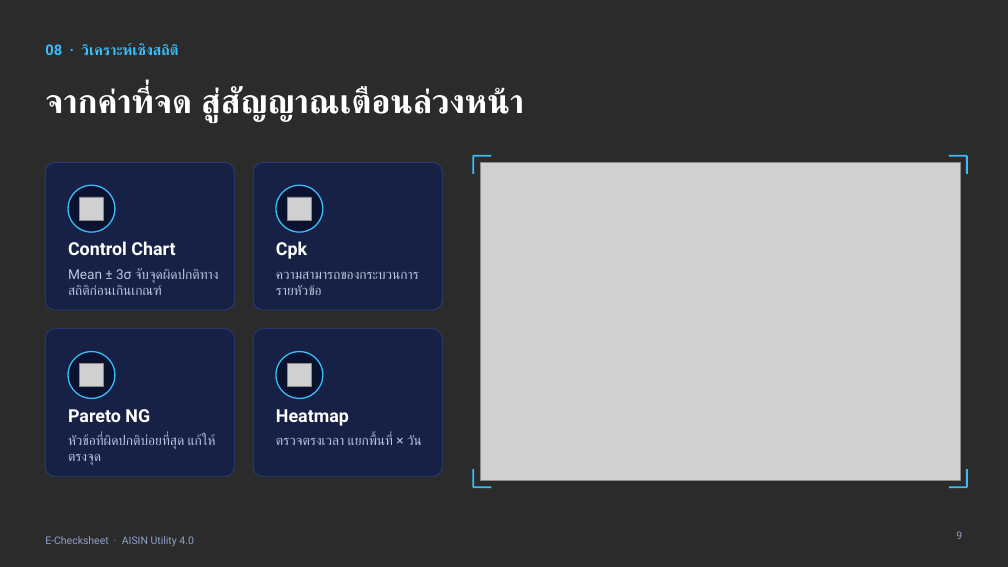
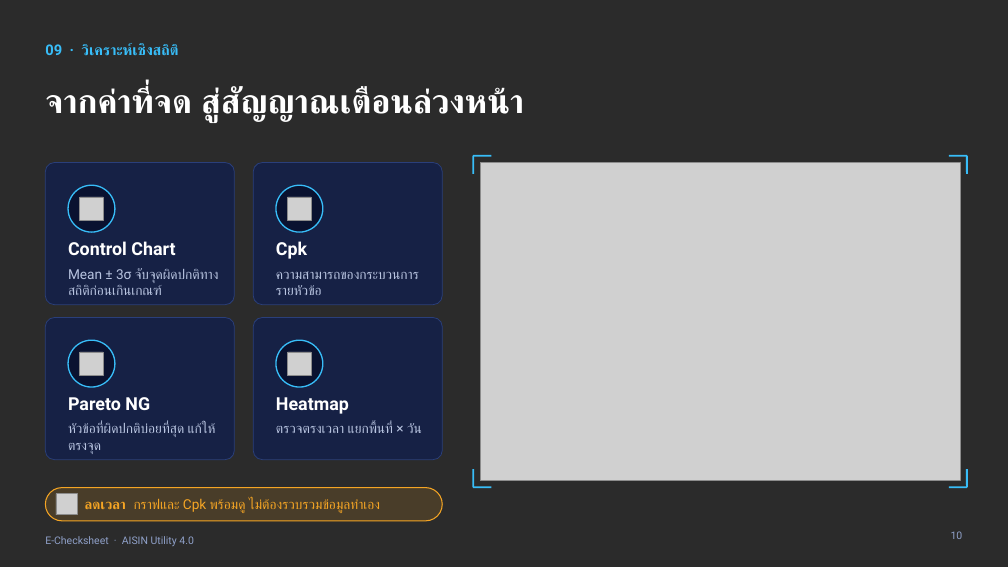
Before and after one commit to wexyzj123-hash/JoeKiattisak, a slide deck: slide 10 of E-Checksheet_Presentation.pptx (slide 9 before the commit). Drawn at 1008x567 pixels with LibreOffice and Linux fonts; fonts in the diff are those of the drawing; grey boxes stand for pictures; background and template pictures are left out; a plain dark background stands for a picture behind light text. Boxes give left, top, right and bottom in pixels: in the first picture for what was removed or moved away, otherwise in the second. Text is boxed around its words. In the diff, an @@ line names an element or a change of style, - is before the commit and + after.

```diff
--- a/E-Checksheet_Presentation.pptx
+++ b/E-Checksheet_Presentation.pptx
@@ text at [45, 43, 178, 55]: text changed @@
-08 · วิเคราะห์เชิงสถิติ
+09 · วิเคราะห์เชิงสถิติ
@@ rounded rectangle: place and size @@
-rounded rectangle at [45, 163, 234, 310]
+rounded rectangle at [45, 163, 234, 305]
@@ rounded rectangle: place and size @@
-rounded rectangle at [253, 163, 442, 310]
+rounded rectangle at [253, 163, 442, 305]
@@ rounded rectangle: place and size @@
-rounded rectangle at [45, 329, 234, 476]
+rounded rectangle at [45, 318, 234, 460]
@@ proportions changed in 4 elements at [45, 163, 234, 305], [253, 163, 442, 305], [45, 318, 234, 460], [253, 318, 442, 460] @@
@@ rounded rectangle: place and size @@
-rounded rectangle at [253, 329, 442, 476]
+rounded rectangle at [253, 318, 442, 460]
@@ 4 texts, 2 pictures, 2 ellipses: place and size @@
-4 texts, 2 pictures, 2 ellipses at [68, 352, 422, 465]
+4 texts, 2 pictures, 2 ellipses at [68, 340, 422, 454]
@@ rounded rectangle added at [45, 488, 442, 521], fill #F5A524 at 15% opacity, outline #F5A524 1 pt @@
@@ picture added at [56, 494, 77, 515] @@
@@ text added at [85, 498, 380, 513], 13 pt, text #F5A524 @@
+ลดเวลา กราฟและ Cpk พร้อมดู ไม่ต้องรวบรวมข้อมูลทำเอง
@@ page number at [951, 531, 963, 539]: text changed @@
-9
+10
```
Also in this commit, not shown: 12 other slides changed, 1 slide added, 1 slide removed, 1 other file.
